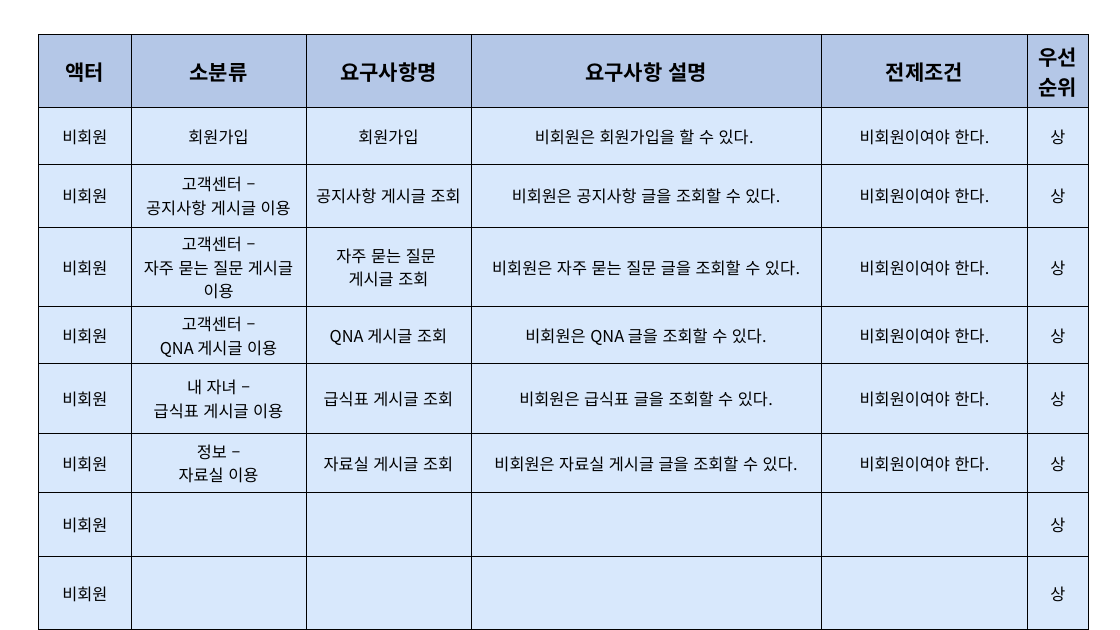
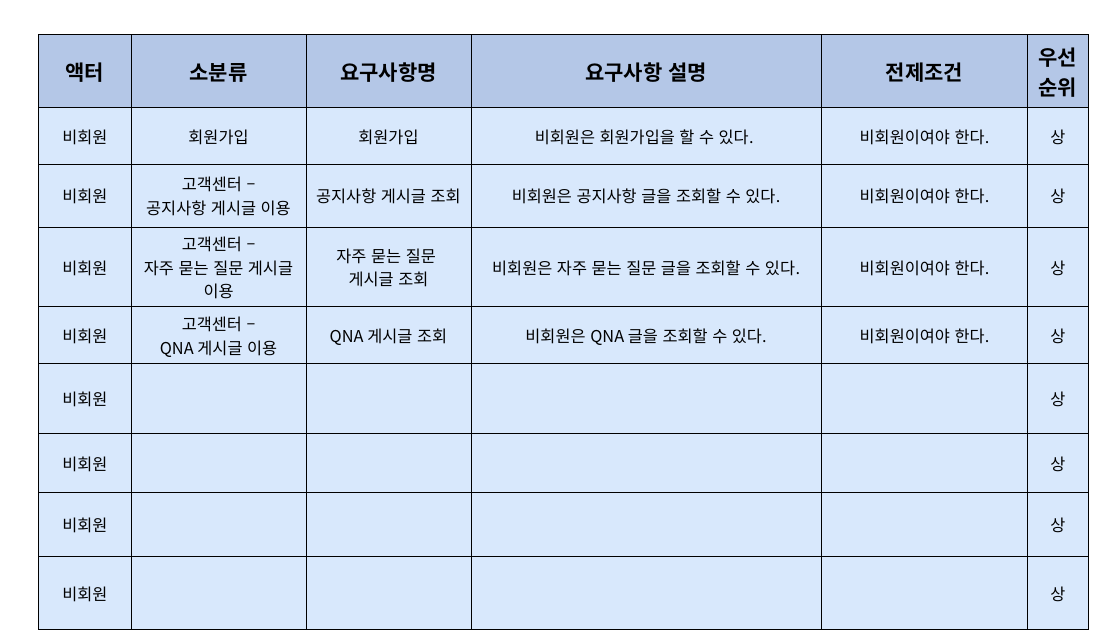
Before and after one commit to sedoll/team_pro4, a slide deck: slide 8 of output/요구사항_정의서/요구사항_정의서.pptx (slide 5 before the commit). Drawn at 1120x630 pixels with LibreOffice and Linux fonts; fonts in the diff are those of the drawing. Boxes give left, top, right and bottom in pixels: in the first picture for what was removed or moved away, otherwise in the second. Text is boxed around its words. In the diff, an @@ line names an element or a change of style, - is before the commit and + after.

```diff
--- a/output/요구사항_정의서/요구사항_정의서.pptx
+++ b/output/요구사항_정의서/요구사항_정의서.pptx
@@ table at (39,34,1088,617) @@
-row 6: 비회원 | 내 자녀 – 급식표 게시글 이용 | 급식표 게시글 조회 | 비회원은 급식표 글을 조회할 수 있다. | 비회원이여야 한다. | 상
-row 7: 비회원 | 정보 – 자료실 이용 | 자료실 게시글 조회 | 비회원은 자료실 게시글 글을 조회할 수 있다. | 비회원이여야 한다. | 상
+row 8: 비회원 |  |  |  |  | 상
+row 9: 비회원 |  |  |  |  | 상
```
Also in this commit, not shown: 1 other slide changed, 4 slides added, 15 other files.
